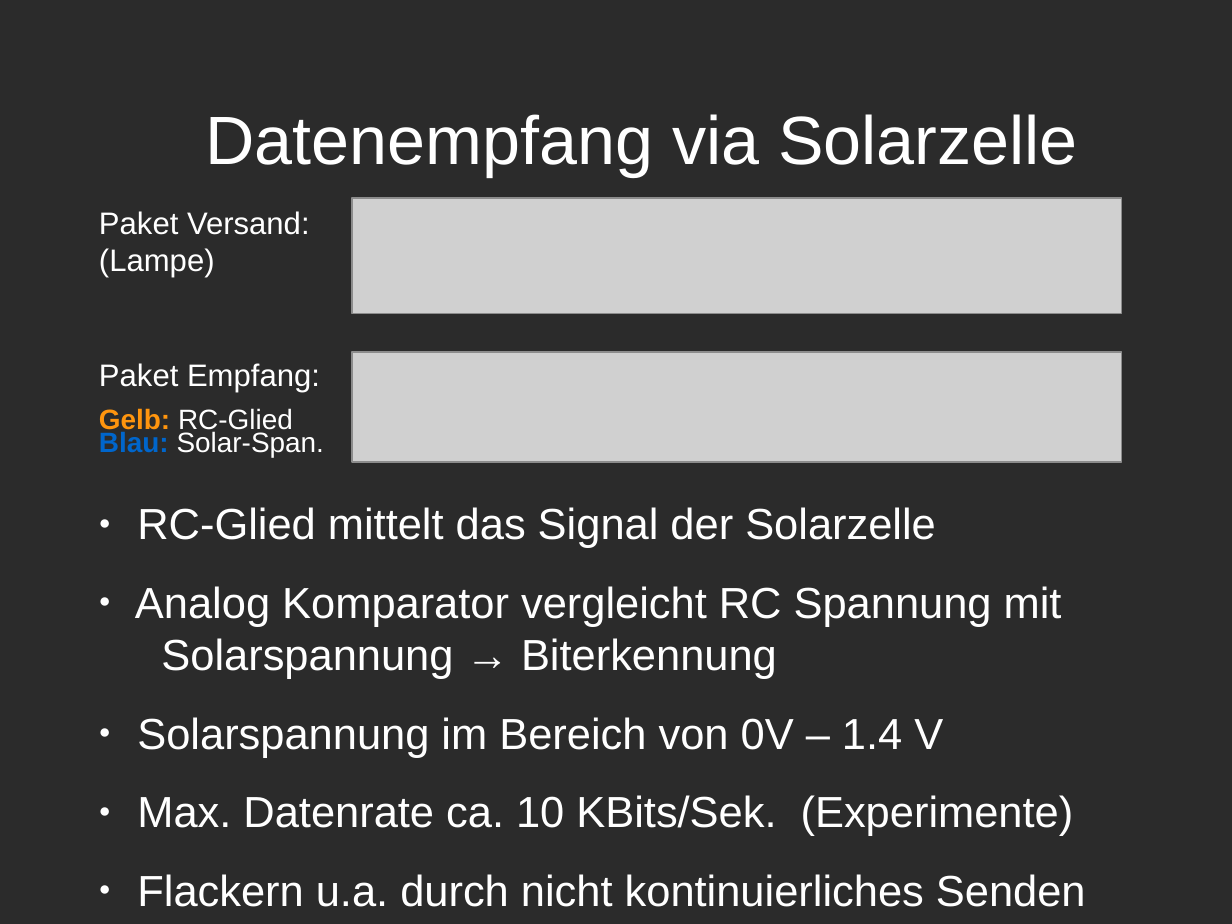
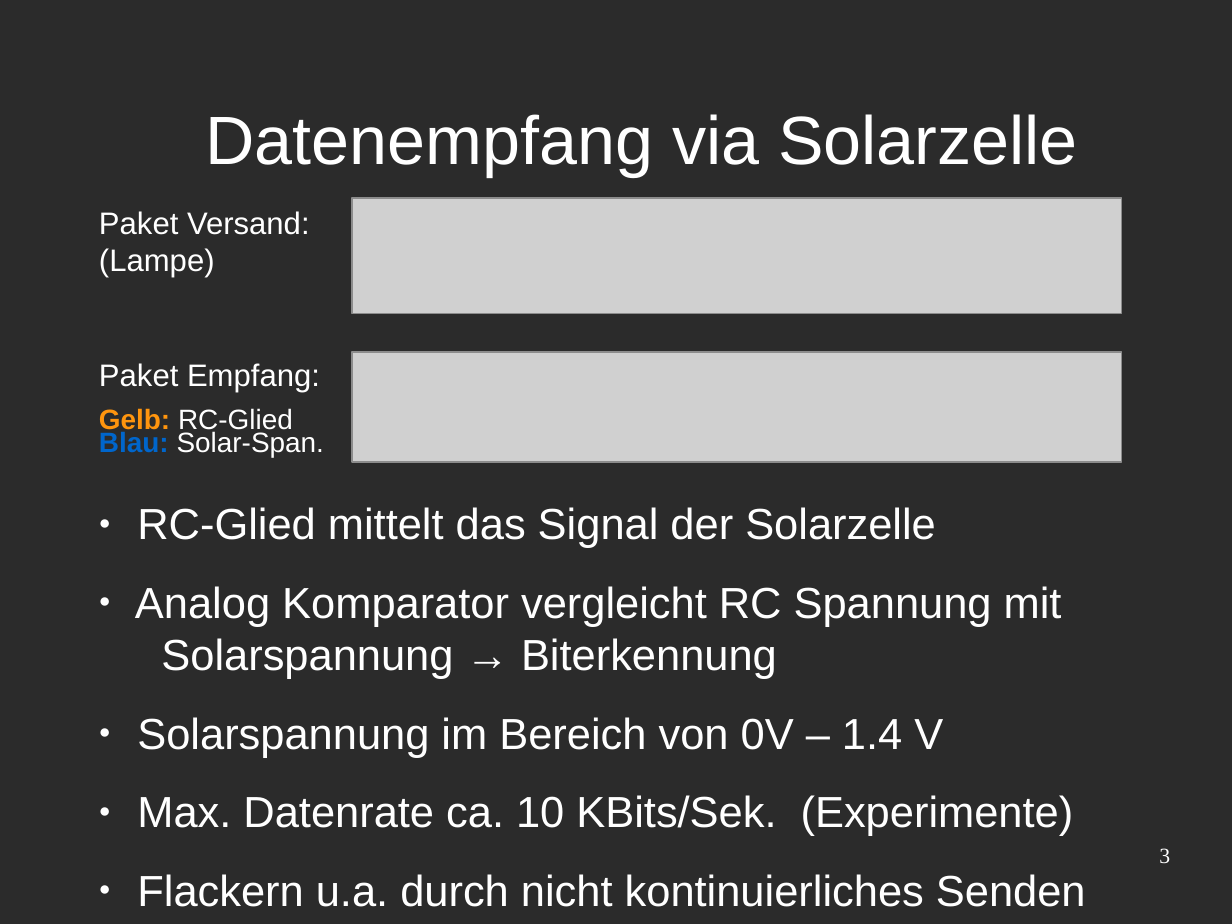
Before and after one commit to Niondir/rika-led, a slide deck: slide 3 of präsentation 3/part 2/p2-pr3.odp. Drawn at 1232x924 pixels with LibreOffice and Linux fonts; fonts in the diff are those of the drawing; grey boxes stand for pictures; background and template pictures are left out; a plain dark background stands for a picture behind light text. Boxes give left, top, right and bottom in pixels: in the first picture for what was removed or moved away, otherwise in the second. Text is boxed around its words. In the diff, an @@ line names an element or a change of style, - is before the commit and + after.

```diff
--- a/präsentation 3/part 2/p2-pr3.odp
+++ b/präsentation 3/part 2/p2-pr3.odp
@@ page number added at (1159,848,1170,864), 14 pt, text #FFFFFF @@
+3
```
Also in this commit, not shown: 5 other slides changed, 1 other file.
